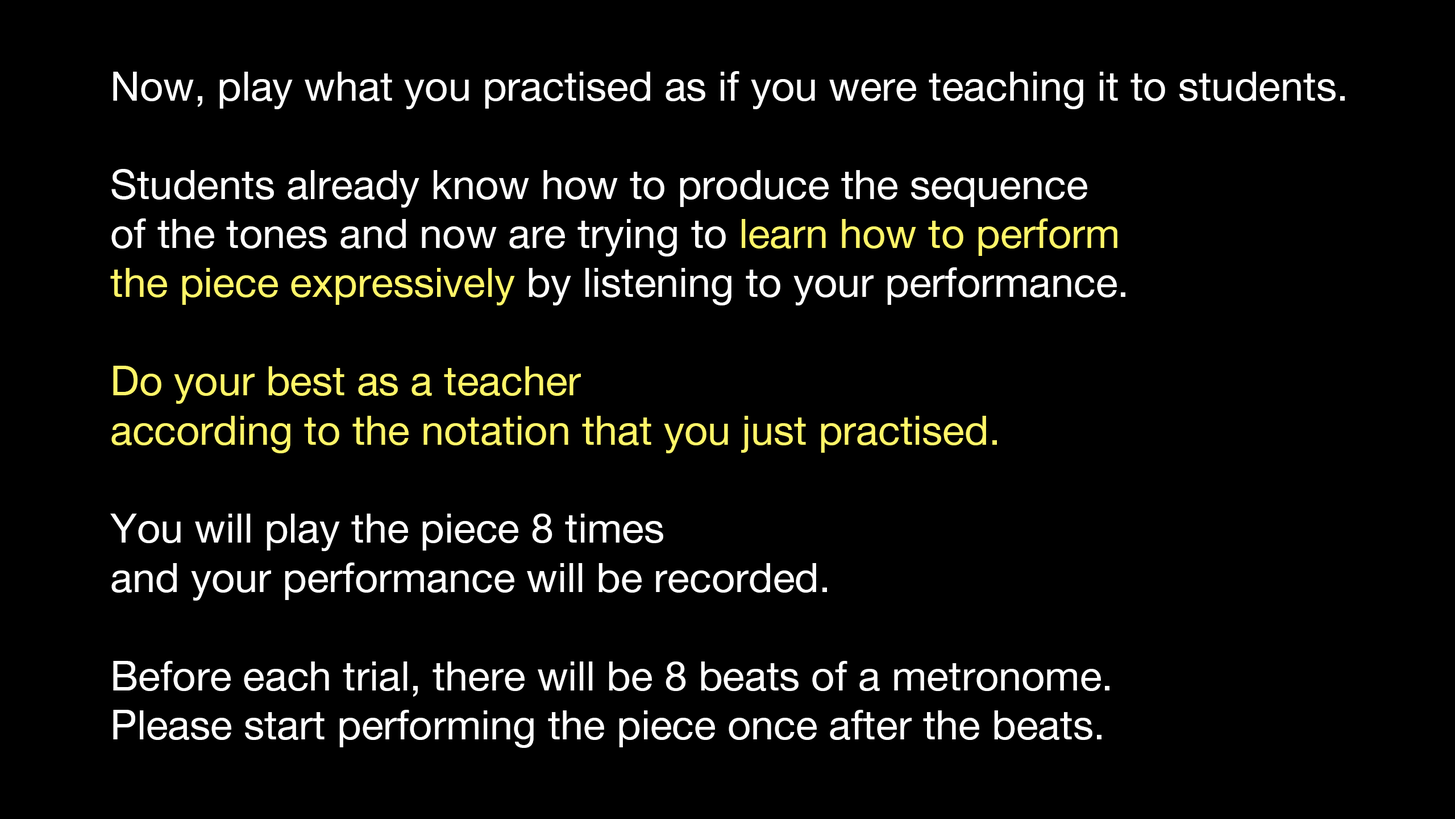
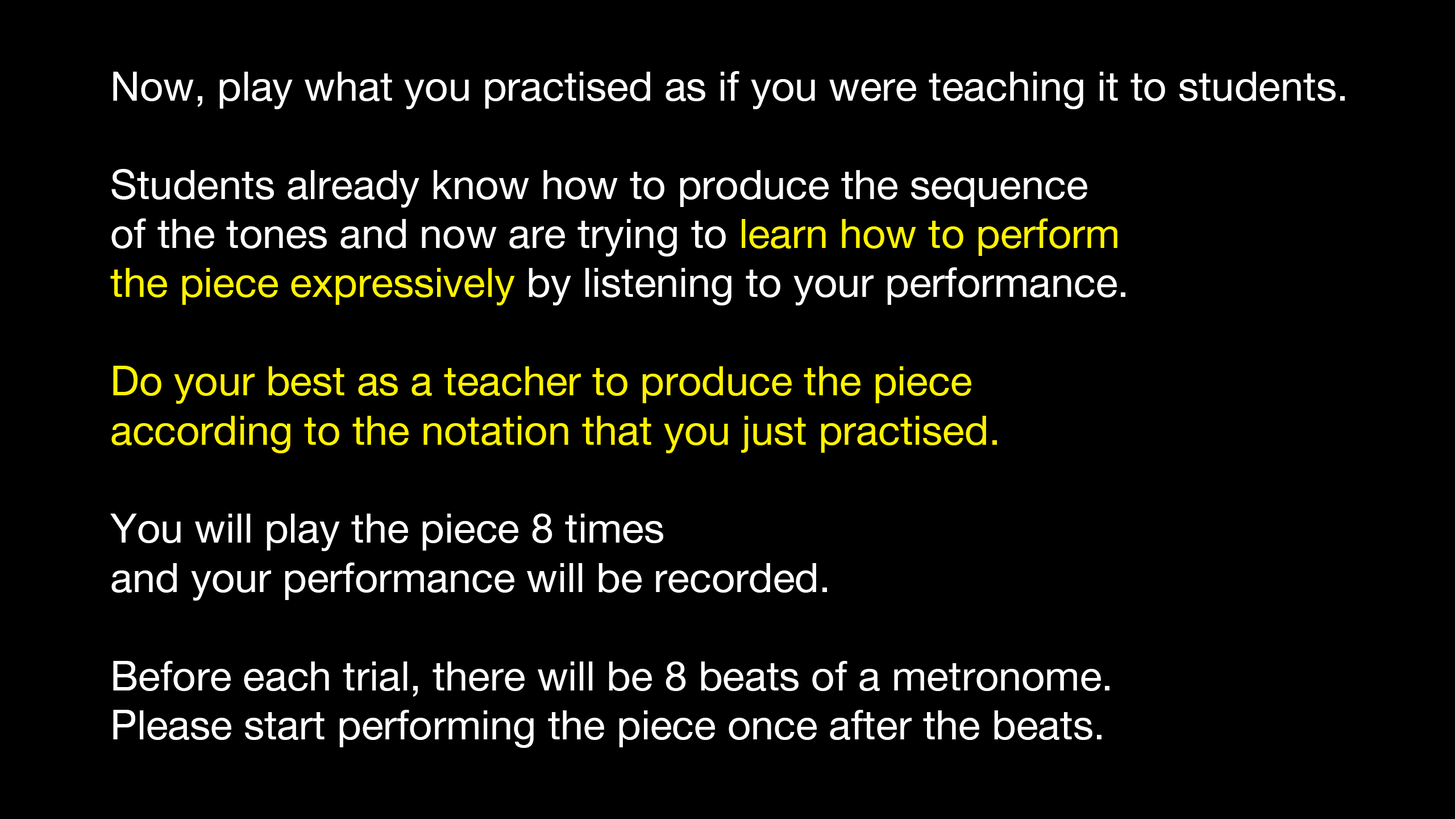
Two versions of the same layered image (1455x819). Layer-by-layer changes:
painted on "Now, play what you practised as if you were teaching it to stud" over [110, 218, 1118, 454]
